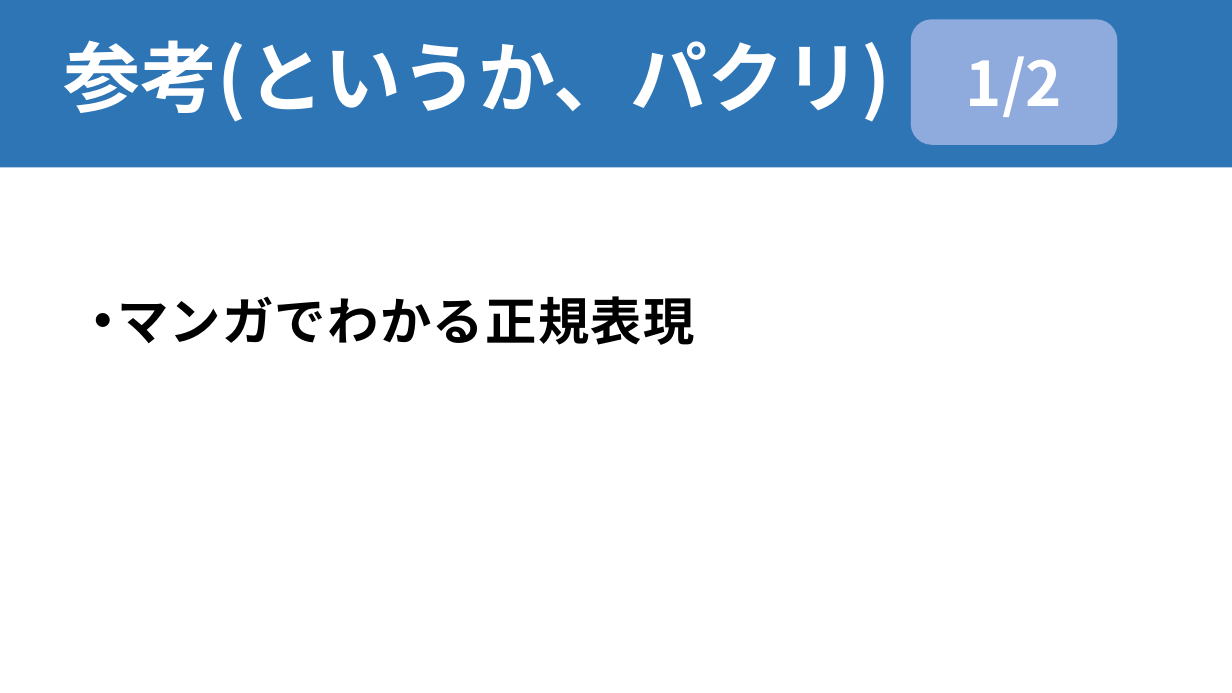
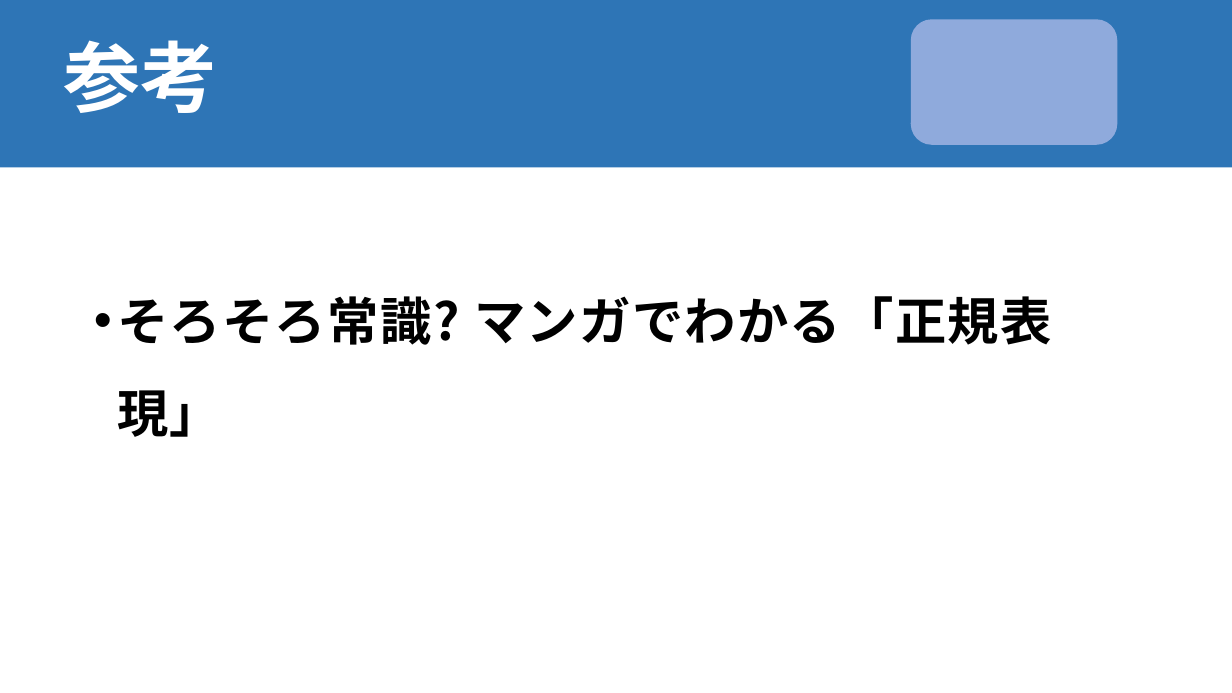
Before and after one commit to mugifusen/NLP100, a slide deck: slide 59 of chap03/正規表現.pptx (slide 43 before the commit). Drawn at 1232x693 pixels with LibreOffice and Linux fonts; fonts in the diff are those of the drawing. Boxes give left, top, right and bottom in pixels: in the first picture for what was removed or moved away, otherwise in the second. Text is boxed around its words. In the diff, an @@ line names an element or a change of style, - is before the commit and + after.

```diff
--- a/chap03/正規表現.pptx
+++ b/chap03/正規表現.pptx
@@ title at [64, 40, 218, 113]: text changed @@
-参考(というか、パクリ)
+参考
@@ text in rounded rectangle at [966, 56, 1063, 117]: text removed @@
-1/2
@@ text at [117, 296, 1052, 437]: text changed @@
-• マンガでわかる正規表現
+• そろそろ常識? マンガでわかる「正規表現」
```
Also in this commit, not shown: 33 other slides changed, 24 slides added, 8 slides removed, 1 other file.
